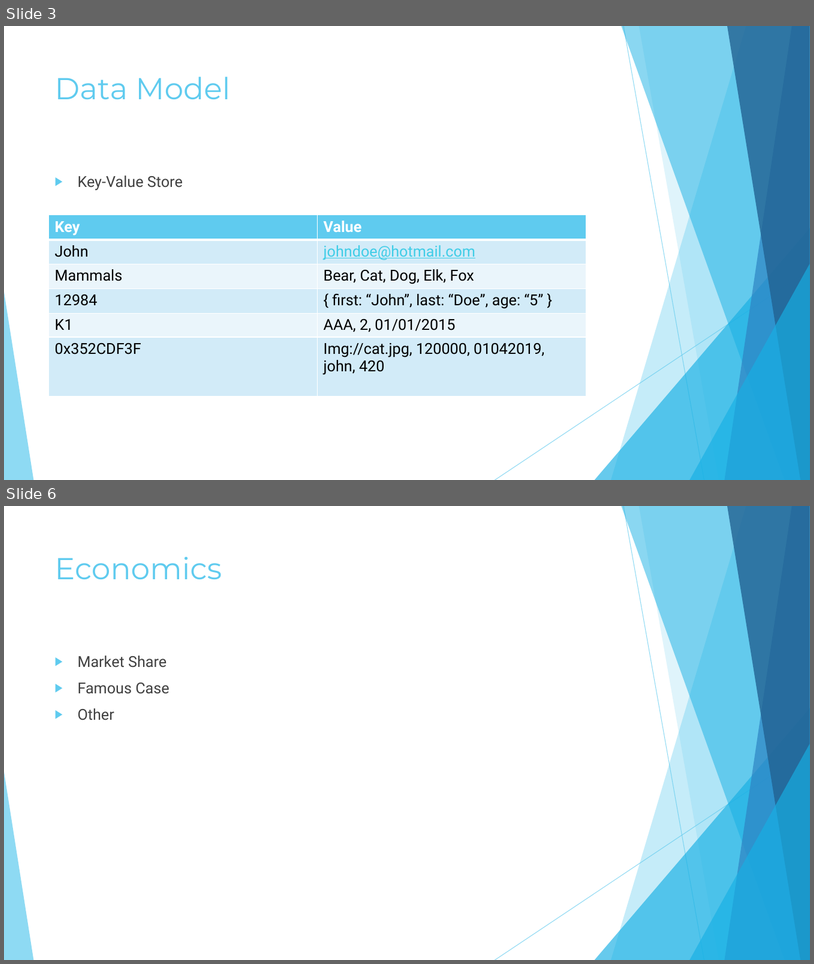
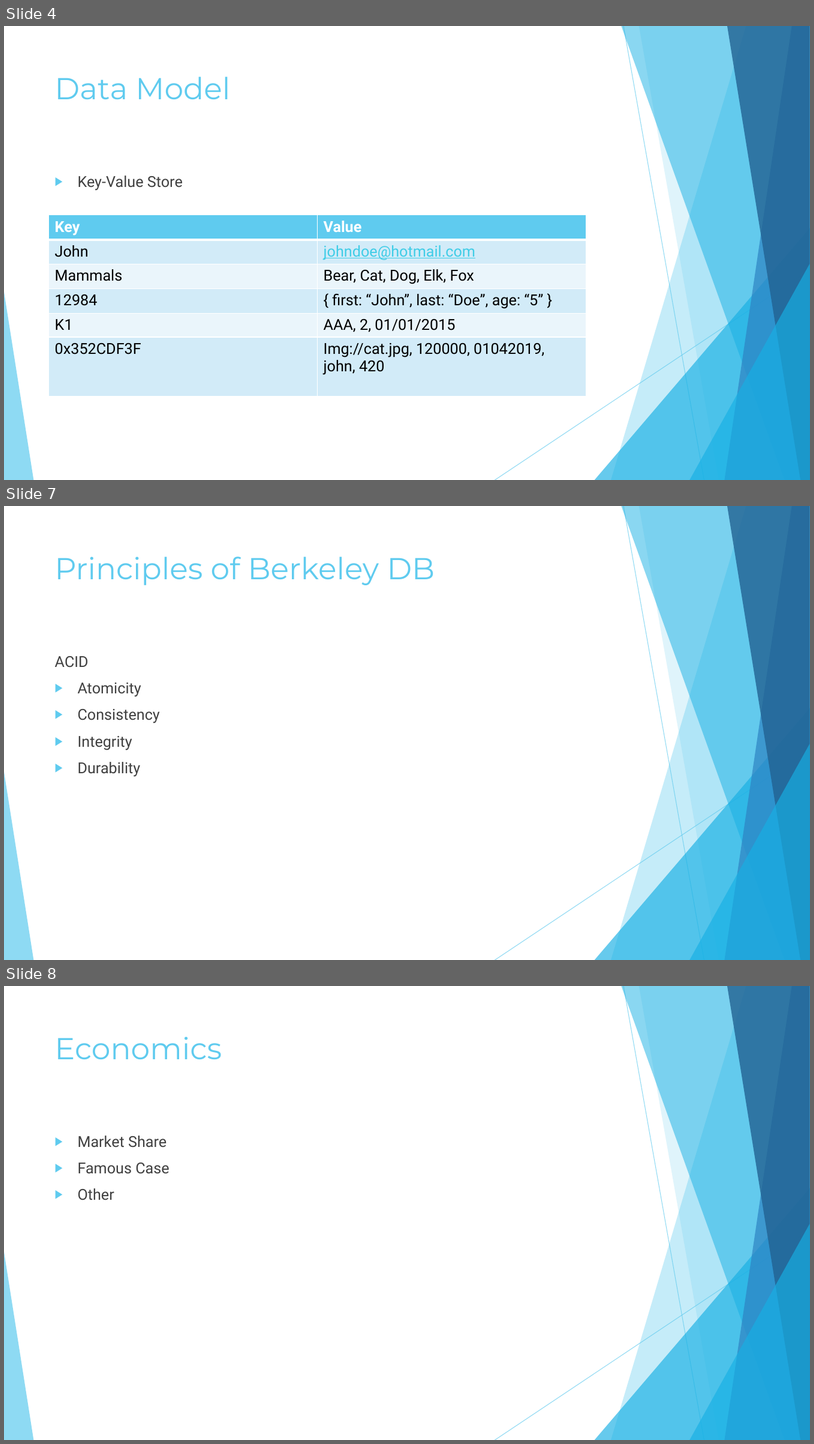
Before and after one commit to shellucas/BerkeleyDBDemo, a slide deck: Berkeley DB.pptx. Shown one above the other, each under a label of ours: slides 3 and 6 before the commit, slides 4, 7 and 8 after it; the slides between them are not shown. The pictures are 814x964 and 814x1444 pixels, drawn with LibreOffice and Linux fonts; fonts in the diff are those of the drawing. Boxes give left, top, right and bottom in pixels: in the first picture for what was removed or moved away, otherwise in the second. Text is boxed around its words. In the diff, an @@ line names an element or a change of style, - is before the commit and + after.

```diff
--- a/Berkeley DB.pptx
+++ b/Berkeley DB.pptx
@@ slide 7 added at [4,506,810,960], background #FFFFFF; not listed: 10 template elements that a slide beside it also shows @@
@@ title added at [55,556,435,585], 36 pt, text #5FCBEF @@
+Principles of Berkeley DB
@@ text added at [55,656,160,777], 18 pt, text #404040 @@
+ACID
+▶ Atomicity
+▶ Consistency
+▶ Integrity
+▶ Durability
@@ what was slide 3 is now slide 4 @@
@@ what was slide 6 is now slide 8 @@
```
Also in this commit, not shown: 2 slides changed, 1 other slide added.
